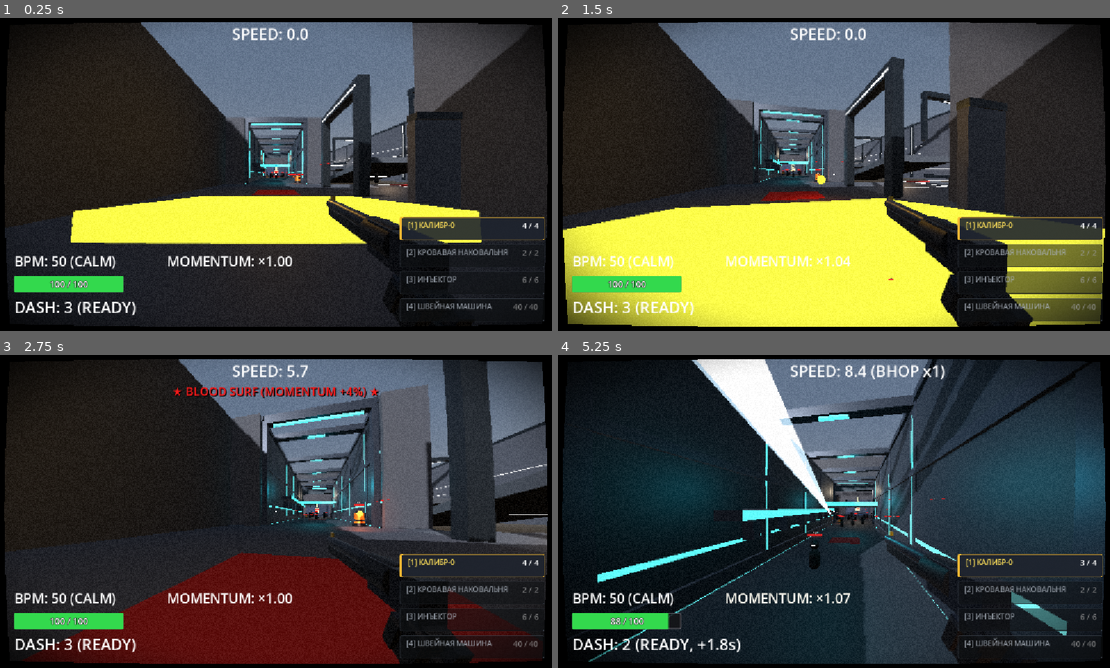
Above: before the commit, frames 1-4 (two rows, left to right).
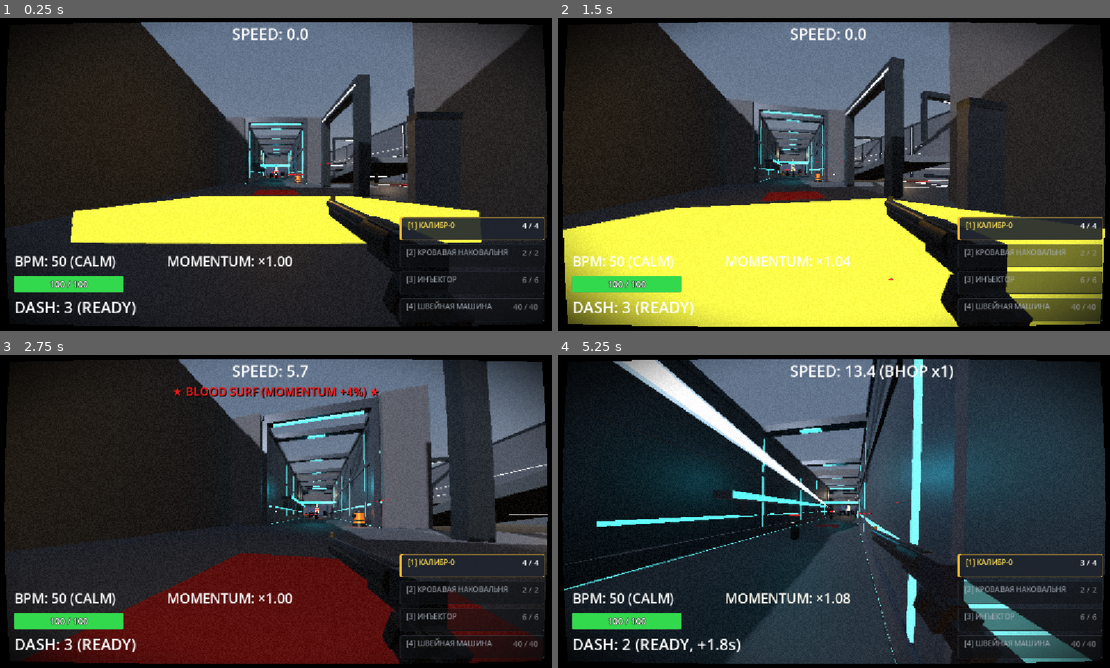
Above: after the commit, the same moments.

Repository: ggou3/voidkill
Game: Godot game, scene res://test_arena.tscn
Same seed, same stepped clock (60 frames per second), same inputs: the game is played once before the commit and once after it. This scene is started directly instead of the project's main scene.
Inputs (mouse positions are in pixels of both pictures, inside the frame that each line leads up to):
- Up to frame 1 (0.25 s): no input
- Up to frame 2 (1.5 s): tap Enter at 0.5 s; move the mouse to (828, 180) at 0.52 s; hold F (melee) 0.53-1.28 s; hold W (move_forward) from 0.53 s (still down); tap Space (jump) at 0.77 s; tap C (slam) at 0.8, 1.35 s; move the mouse to (878, 177) at 1.27 s
- Up to frame 3 (2.75 s): keep holding W (move_forward); tap Space (jump) at 1.52 s; tap Ctrl (slide) at 1.55 s; move the mouse to (231, 508) at 2.02 s; hold Ctrl (slide) from 2.03 s (still down); tap F (melee) at 2.3 s
- Up to frame 4 (5.25 s): move the mouse to (839, 511) at 2.77 s; release W (move_forward) at 2.78 s; release Ctrl (slide) at 2.78 s; hold A (move_left) 2.78-3.53 s; right-click (839, 511) at 2.85 s; tap Space (jump) at 3.02, 3.77, 4.52 s; tap C (slam) at 3.05 s; move the mouse to (811, 505) at 3.52 s; hold Shift (dash) 3.53-4.28 s; hold W (move_forward) from 3.53 s (still down); tap Ctrl (slide) at 3.8 s; move the mouse to (867, 511) at 4.27 s; tap F (melee) at 4.35 s; move the mouse to (806, 511) at 5.02 s; press the mouse at (806, 511) at 5.03 s

The runs differ from the first frame. In frame 1, less than 0.1% of the frame differs, in the area x 47-56%, y 49-53%; in frame 2, 0.2%; in frame 3, 0.3%; in frame 4, 25%, in the area x 1-100%, y 1-99%.
Error after the commit: Parse Error: The function signature doesn't match the parent. Parent signature is "die(Dictionary = <default>) -> Variant". (res://enemy_ranged.gd:60)

Commit message:
feat: extract HealthComponent from enemy

Diff:
--- a/enemy.gd
+++ b/enemy.gd
@@ -10,7 +10,12 @@
 	DEAD
 }
 
-@export var max_health: int = 100
+@export var max_health: int = 100:
+	set(value):
+		max_health = value
+		if is_instance_valid(health_component):
+			health_component.max_health = value
+
 @export var move_speed: float = 11.5
 @export var acceleration: float = 6.2
 @export var attack_damage: int = 15
@@ -33,7 +38,16 @@
 @export var lunge_cooldown: float = 4.5
 
 var current_state: State = State.IDLE
-var health: int = 100
+var health: int:
+	get:
+		if is_instance_valid(health_component):
+			return health_component.health
+		return _health
+	set(value):
+		_health = value
+		if is_instance_valid(health_component):
+			health_component.health = value
+var _health: int = 100
 var gravity = ProjectSettings.get_setting("physics/3d/default_gravity")
 var knockback_velocity: Vector3 = Vector3.ZERO
 var target_player: Node3D = null
@@ -84,6 +98,22 @@
 var blood_pool_scene = preload("res://blood_pool.tscn")
 var blood_splatter_scene = preload("res://blood_splatter.tscn")
 
+@onready var health_component: HealthComponent = _get_or_create_health_component()
+var last_hit_knockback: Vector3 = Vector3.ZERO
+
+func _ensure_health_component() -> HealthComponent:
+	if not is_instance_valid(health_component):
+		health_component = _get_or_create_health_component()
+	return health_component
+
+func _get_or_create_health_component() -> HealthComponent:
+	var comp = get_node_or_null("HealthComponent") as HealthComponent
+	if not comp:
+		comp = HealthComponent.new()
+		comp.name = "HealthComponent"
+		add_child(comp)
+	return comp
+
 @onready var nav_agent: NavigationAgent3D = $NavigationAgent3D
 @onready var collision_shape: CollisionShape3D = $CollisionShape3D
 @onready var eyes: MeshInstance3D = get_node_or_null("Eyes")
@@ -101,7 +131,16 @@
 var hp_label: Label3D
 
 func _ready():
-	health = max_health
+	_ensure_health_component()
+	health_component.max_health = max_health
+	health_component.health = max_health
+	if not health_component.damaged.is_connected(_on_health_damaged):
+		health_component.damaged.connect(_on_health_damaged)
+	if not health_component.health_changed.is_connected(_on_health_changed):
+		health_component.health_changed.connect(_on_health_changed)
+	if not health_component.died.is_connected(_on_health_died):
+		health_component.died.connect(_on_health_died)
+
 	floor_snap_length = 0.4
 	floor_max_angle = deg_to_rad(60.0)
 	floor_constant_speed = true
@@ -1177,36 +1216,11 @@
 
 	GameTypes.debug_log(&"enemy", "[%s] INFLATED with blood!" % name)
 
-func take_damage(amount: int, knockback_vector: Vector3, hit_pos: Vector3, is_melee: bool = false, is_execute: bool = false, is_shockwave: bool = false, is_headshot: bool = false, source_chain_depth: int = -1, weapon_source: String = ""):
-	if current_state == State.DEAD:
-		return
-
-	if source_chain_depth >= 0:
-		explosion_chain_depth = source_chain_depth + 1
-		# Жёсткий предел: если смертельный урон получен от взрыва с глубиной >= 3 — цепная детонация блокируется
-		if source_chain_depth >= 3 and (health - amount <= 0):
-			is_inflated = false
-	else:
-		explosion_chain_depth = 0
-
-	if is_shockwave:
-		slam_chain_depth = max(0, source_chain_depth)
-		was_killed_by_shockwave = true
-	elif amount > 0:
-		was_killed_by_shockwave = false
-
-	was_killed_by_melee = is_melee or is_shockwave or is_execute
-	if is_melee or is_shockwave or is_execute:
-		last_damage_weapon = "melee"
-	elif weapon_source != "":
-		last_damage_weapon = weapon_source
-
-	health -= amount
-	_update_health_bar()
-	_spawn_damage_number(amount, hit_pos, is_headshot)
+func _on_health_damaged(amount: int, is_crit: bool, hit_pos: Vector3) -> void:
+	_spawn_damage_number(amount, hit_pos, is_crit)
 	AudioManager.play_sound("enemy_hit")
 
-	if is_headshot:
+	if is_crit:
 		GameTypes.debug_log(&"enemy", "[%s] HEADSHOT! Damage: %d | Remaining HP: %d" % [name, amount, max(0, health)])
 		var cur_frame = Engine.get_process_frames()
 		if cur_frame != last_headshot_bonus_frame:
@@ -1215,6 +1229,20 @@
 			if is_instance_valid(player_node) and "skills" in player_node and is_instance_valid(player_node.skills):
 				player_node.skills.add_bpm(1.5)
 				GameTypes.debug_log(&"enemy", "[HEADSHOT BPM BONUS] +1.5 BPM granted for precision headshot! (Current BPM: %.1f)" % player_node.skills.bpm)
+
+	_spawn_hit_blood_splatter(amount, hit_pos, is_crit, last_hit_knockback)
+
+func _on_health_changed(_current_hp: int, _max_hp: int) -> void:
+	_update_health_bar()
+
+func _on_health_died(death_info: Dictionary) -> void:
+	die(death_info)
+
+func take_damage(amount: int, knockback_vector: Vector3, hit_pos: Vector3, is_melee: bool = false, is_execute: bool = false, is_shockwave: bool = false, is_headshot: bool = false, source_chain_depth: int = -1, weapon_source: String = ""):
+	if current_state == State.DEAD:
+		return
+
+	last_hit_knockback = knockback_vector
 
 	# Задержка реакции перед контратакой после получения любого урона (telegraph window)
 	hit_reaction_timer = reaction_delay
@@ -1249,75 +1277,76 @@
 		if is_instance_valid(player):
 			start_chase(player)
 
-	if blood_splatter_scene:
-		var splatter = blood_splatter_scene.instantiate()
-		var pmat = splatter.process_material.duplicate()
-
-		if is_execute:
-			# Максимальный gore-эффект при добивании (execute)
-			splatter.amount = 160
-			splatter.scale = Vector3(2.4, 2.4, 2.4)
-			pmat.spread = 180.0
-			pmat.initial_velocity_min = 8.0
-			pmat.initial_velocity_max = 20.0
-			pmat.scale_min = 0.35
-			pmat.scale_max = 0.65
-		elif is_headshot:
-			# Сочный, мощный разрыв головы при хедшоте (высокая скорость разлёта во все стороны)
-			splatter.amount = 145
-			splatter.scale = Vector3(2.2, 2.2, 2.2)
-			pmat.spread = 160.0
-			pmat.initial_velocity_min = 7.5
-			pmat.initial_velocity_max = 18.0
-			pmat.scale_min = 0.26
-			pmat.scale_max = 0.55
-		elif is_shockwave or amount >= 80 or knockback_vector.length() >= 25.0:
-			# Массивный, сочный разлёт крови от конусной ударной волны / высокой скорости / мощного удара
-			splatter.amount = 110
-			splatter.scale = Vector3(1.9, 1.9, 1.9)
-			pmat.spread = 100.0
-			pmat.initial_velocity_min = 6.0
-			pmat.initial_velocity_max = 16.0
-			pmat.scale_min = 0.22
-			pmat.scale_max = 0.50
-		elif is_melee:
-			# Скромный, компактный всплеск крови при обычном слабом тычке стоя на месте (~35 урона)
-			splatter.amount = 20
-			splatter.scale = Vector3(0.8, 0.8, 0.8)
-			pmat.spread = 35.0
-			pmat.initial_velocity_min = 3.0
-			pmat.initial_velocity_max = 6.0
-			pmat.scale_min = 0.08
-			pmat.scale_max = 0.18
-		else:
-			# Стандартные попадания из огнестрельного оружия
-			splatter.amount = 28
-			splatter.scale = Vector3(1.0, 1.0, 1.0)
-			pmat.spread = 40.0
-			pmat.initial_velocity_min = 4.0
-			pmat.initial_velocity_max = 8.0
-			pmat.scale_min = 0.10
-			pmat.scale_max = 0.25
-
-		splatter.process_material = pmat
-
-		var scene_root = get_tree().current_scene if get_tree().current_scene else get_parent()
-		if scene_root:
-			scene_root.add_child(splatter)
-			splatter.global_position = hit_pos
-
-			# Чтобы кровь не выдавала ошибку при выстреле ровно сверху вниз
-			var flat_knockback = Vector3(knockback_vector.x, 0, knockback_vector.z)
-			if flat_knockback != Vector3.ZERO and hit_pos != hit_pos + flat_knockback:
-				splatter.look_at(hit_pos + flat_knockback, Vector3.UP)
-
-	if health <= 0:
-		if is_headshot:
-			if eyes:
-				eyes.visible = false
-			if head_mesh:
-				head_mesh.visible = false
-		set_state(State.DEAD)
+	# Делегирование в HealthComponent (расчёт урона, множители, chain depth, флаги и сигналы)
+	_ensure_health_component().take_damage(amount, knockback_vector, hit_pos, is_melee, is_execute, is_shockwave, is_headshot, source_chain_depth, weapon_source)
+
+func _spawn_hit_blood_splatter(amount: int, hit_pos: Vector3, is_crit: bool, knock_vec: Vector3) -> void:
+	if not blood_splatter_scene:
+		return
+	var splatter = blood_splatter_scene.instantiate()
+	var pmat = splatter.process_material.duplicate()
+
+	var is_exec = health_component.last_is_execute if is_instance_valid(health_component) else false
+	var is_shock = health_component.was_killed_by_shockwave if is_instance_valid(health_component) else false
+	var is_mel = health_component.was_killed_by_melee if is_instance_valid(health_component) else false
+
+	if is_exec:
+		# Максимальный gore-эффект при добивании (execute)
+		splatter.amount = 160
+		splatter.scale = Vector3(2.4, 2.4, 2.4)
+		pmat.spread = 180.0
+		pmat.initial_velocity_min = 8.0
+		pmat.initial_velocity_max = 20.0
+		pmat.scale_min = 0.35
+		pmat.scale_max = 0.65
+	elif is_crit:
+		# Сочный, мощный разрыв головы при хедшоте (высокая скорость разлёта во все стороны)
+		splatter.amount = 145
+		splatter.scale = Vector3(2.2, 2.2, 2.2)
+		pmat.spread = 160.0
+		pmat.initial_velocity_min = 7.5
+		pmat.initial_velocity_max = 18.0
+		pmat.scale_min = 0.26
+		pmat.scale_max = 0.55
+	elif is_shock or amount >= 80 or knock_vec.length() >= 25.0:
+		# Массивный, сочный разлёт крови от конусной ударной волны / высокой скорости / мощного удара
+		splatter.amount = 110
+		splatter.scale = Vector3(1.9, 1.9, 1.9)
+		pmat.spread = 100.0
+		pmat.initial_velocity_min = 6.0
+		pmat.initial_velocity_max = 16.0
+		pmat.scale_min = 0.22
+		pmat.scale_max = 0.50
+	elif is_mel:
+		# Скромный, компактный всплеск крови при обычном слабом тычке стоя на месте (~35 урона)
+		splatter.amount = 20
+		splatter.scale = Vector3(0.8, 0.8, 0.8)
+		pmat.spread = 35.0
+		pmat.initial_velocity_min = 3.0
+		pmat.initial_velocity_max = 6.0
+		pmat.scale_min = 0.08
+		pmat.scale_max = 0.18
+	else:
+		# Стандартные попадания из огнестрельного оружия
+		splatter.amount = 28
+		splatter.scale = Vector3(1.0, 1.0, 1.0)
+		pmat.spread = 40.0
+		pmat.initial_velocity_min = 4.0
+		pmat.initial_velocity_max = 8.0
+		pmat.scale_min = 0.10
+		pmat.scale_max = 0.25
+
+	splatter.process_material = pmat
+
+	var scene_root = get_tree().current_scene if get_tree().current_scene else get_parent()
+	if scene_root:
+		scene_root.add_child(splatter)
+		splatter.global_position = hit_pos
+
+		# Чтобы кровь не выдавала ошибку при выстреле ровно сверху вниз
+		var flat_knockback = Vector3(knock_vec.x, 0, knock_vec.z)
+		if flat_knockback != Vector3.ZERO and hit_pos != hit_pos + flat_knockback:
+			splatter.look_at(hit_pos + flat_knockback, Vector3.UP)
 
 func _check_wall_slam(delta: float):
 	if wall_slam_timer <= 0.0 or current_state == State.DEAD:
@@ -1455,11 +1484,33 @@
 	tween.tween_property(label, "modulate:a", 0.0, 0.65).set_trans(Tween.TRANS_QUAD).set_ease(Tween.EASE_IN)
 	tween.chain().tween_callback(label.queue_free)
 
-func die():
+func die(death_info: Dictionary = {}):
+	if current_state == State.DEAD and not is_physics_processing():
+		return
 	current_state = State.DEAD
 	attack_timer = 999999.0
 	set_physics_process(false)
 	AudioManager.play_sound("enemy_death")
+
+	if not death_info.is_empty():
+		was_killed_by_melee = death_info.get("was_melee", was_killed_by_melee)
+		was_killed_by_shockwave = death_info.get("was_shockwave", was_killed_by_shockwave)
+		last_damage_weapon = death_info.get("killer_weapon", last_damage_weapon)
+		explosion_chain_depth = death_info.get("explosion_chain_depth", explosion_chain_depth)
+		slam_chain_depth = death_info.get("slam_chain_depth", slam_chain_depth)
+		if death_info.get("source_chain_depth", -1) >= 3:
+			is_inflated = false
+		if death_info.get("is_headshot", false):
+			if eyes:
+				eyes.visible = false
+			if head_mesh:
+				head_mesh.visible = false
+	elif is_instance_valid(health_component):
+		was_killed_by_melee = health_component.was_killed_by_melee
+		was_killed_by_shockwave = health_component.was_killed_by_shockwave
+		last_damage_weapon = health_component.last_damage_weapon
+		explosion_chain_depth = health_component.explosion_chain_depth
+		slam_chain_depth = health_component.slam_chain_depth
 
 	# Начисление BPM игроку (+8.0 за убийство ударной волной, +5.5 за обычное убийство, +2.0 за смену оружия)
 	var player = get_tree().get_first_node_in_group("player")
@@ -1482,9 +1533,6 @@
 
 		if player.skills.has_method("record_kill_bpm"):
 			player.skills.record_kill_bpm(weapon_used, was_killed_by_shockwave)
-		else:
-			var mult: float = player.skills.combat_momentum if "combat_momentum" in player.skills else 1.0
-			player.skills.add_bpm((8.0 if was_killed_by_shockwave else 5.5) * mult)
 
 	if hp_sprite:
 		hp_sprite.visible = false
--- a/enemy.tscn
+++ b/enemy.tscn
@@ -1,6 +1,7 @@
 [gd_scene format=3 uid="uid://rkw44u1bvqo3"]
 
 [ext_resource type="Script" uid="uid://n81thag53g2p" path="res://enemy.gd" id="1_7k104"]
+[ext_resource type="Script" path="res://scripts/components/health_component.gd" id="2_health"]
 
 [sub_resource type="CapsuleShape3D" id="CapsuleShape3D_3xd07"]
 radius = 0.36
@@ -33,6 +34,9 @@
 
 [node name="Enemy" type="CharacterBody3D" unique_id=948084825 groups=["enemy"]]
 script = ExtResource("1_7k104")
+
+[node name="HealthComponent" type="Node" parent="." unique_id=987654321]
+script = ExtResource("2_health")
 
 [node name="CollisionShape3D" type="CollisionShape3D" parent="." unique_id=804700386]
 transform = Transform3D(1, 0, 0, 0, 1, 0, 0, 0, 1, 0, -0.375, 0)
--- /dev/null
+++ b/scripts/components/health_component.gd
@@ -0,0 +1,83 @@
+class_name HealthComponent
+extends Node
+
+## HealthComponent — компонент здоровья и обработки входящего урона.
+## Инкапсулирует вычисление и хранение HP, цепочки взрывов/слэмов,
+## флаги типа убийства (melee, shockwave, weapon_source) и сигналы повреждения/смерти.
+
+signal damaged(amount: int, is_crit: bool, hit_pos: Vector3)
+signal died(info: Dictionary)
+signal health_changed(current: int, maximum: int)
+
+@export var max_health: int = 100:
+	set(value):
+		max_health = value
+		health = clamp(health, 0, max_health)
+		health_changed.emit(health, max_health)
+
+var health: int = 100:
+	set(value):
+		var prev = health
+		health = clamp(value, 0, max_health)
+		if health != prev:
+			health_changed.emit(health, max_health)
+
+var was_killed_by_melee: bool = false
+var was_killed_by_shockwave: bool = false
+var last_damage_weapon: String = ""
+var explosion_chain_depth: int = 0
+var slam_chain_depth: int = 0
+var last_is_execute: bool = false
+
+func _ready() -> void:
+	health = max_health
+
+func is_dead() -> bool:
+	return health <= 0
+
+func take_damage(amount: int, knockback: Vector3, hit_pos: Vector3,
+                 is_melee: bool = false, is_execute: bool = false,
+                 is_shockwave: bool = false, is_headshot: bool = false,
+                 source_chain_depth: int = -1,
+                 weapon_source: String = "") -> void:
+	if is_dead():
+		return
+
+	if source_chain_depth >= 0:
+		explosion_chain_depth = source_chain_depth + 1
+	else:
+		explosion_chain_depth = 0
+
+	if is_shockwave:
+		slam_chain_depth = max(0, source_chain_depth)
+		was_killed_by_shockwave = true
+	elif amount > 0:
+		was_killed_by_shockwave = false
+
+	was_killed_by_melee = is_melee or is_shockwave or is_execute
+	last_is_execute = is_execute
+
+	if is_melee or is_shockwave or is_execute:
+		last_damage_weapon = "melee"
+	elif weapon_source != "":
+		last_damage_weapon = weapon_source
+
+	var prev_health = health
+	health = max(0, health - amount)
+
+	damaged.emit(amount, is_headshot, hit_pos)
+
+	if health <= 0 and prev_health > 0:
+		var death_info: Dictionary = {
+			"killer_weapon": last_damage_weapon,
+			"was_melee": was_killed_by_melee,
+			"was_shockwave": was_killed_by_shockwave,
+			"is_headshot": is_headshot,
+			"is_execute": is_execute,
+			"hit_pos": hit_pos,
+			"knockback": knockback,
+			"source_chain_depth": source_chain_depth,
+			"explosion_chain_depth": explosion_chain_depth,
+			"slam_chain_depth": slam_chain_depth
+		}
+		died.emit(death_info)
Not shown, changed: DESIGN.md
